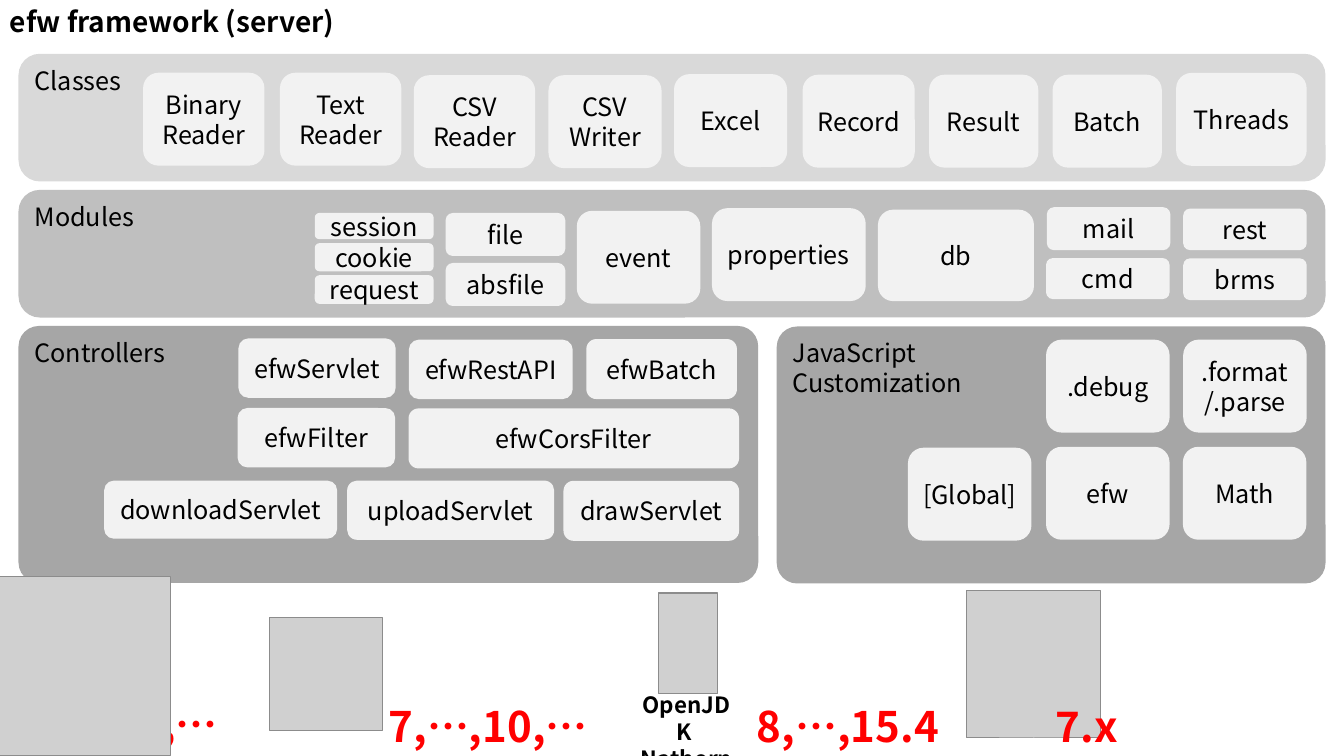
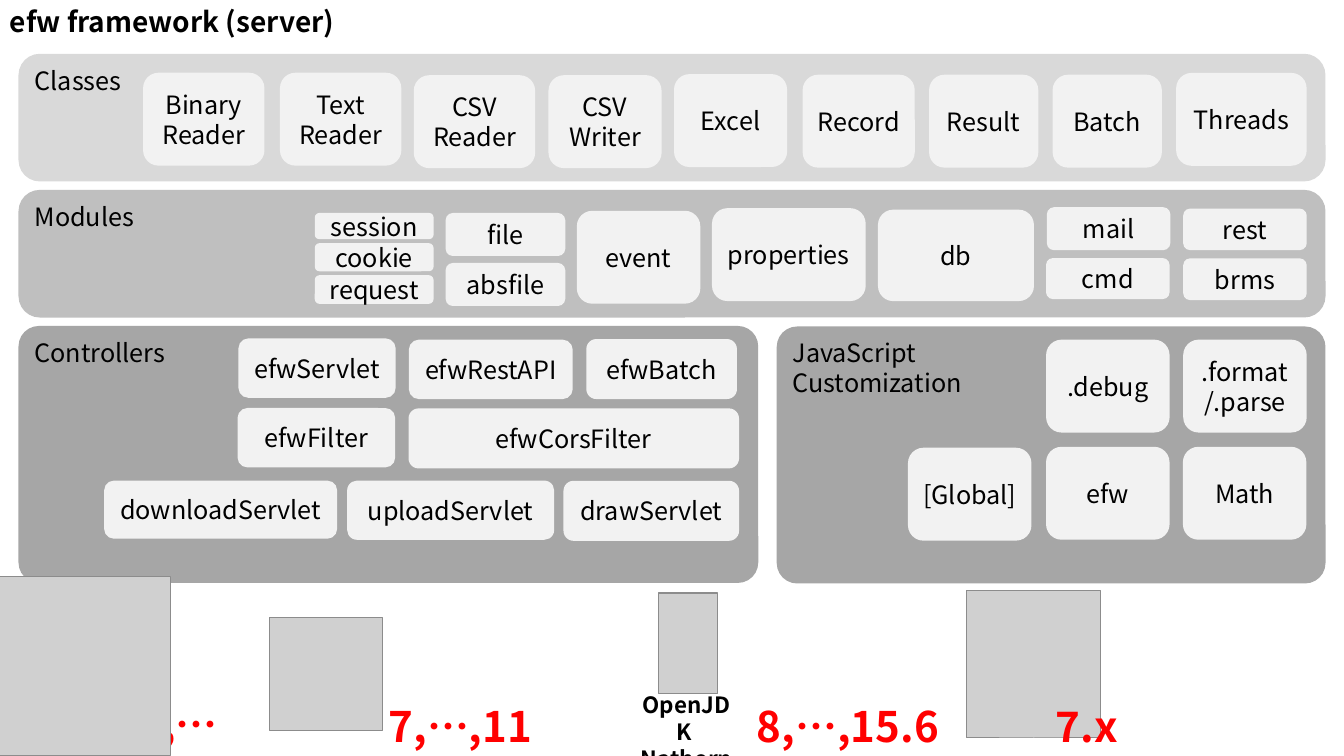
Before and after one commit to efwGrp/efw4.X, a slide deck: slide 3 of help/img/画像作成用.pptx. Drawn at 1344x756 pixels with LibreOffice and Linux fonts; fonts in the diff are those of the drawing; grey boxes stand for pictures. Boxes give left, top, right and bottom in pixels: in the first picture for what was removed or moved away, otherwise in the second. Text is boxed around its words. In the diff, an @@ line names an element or a change of style, - is before the commit and + after.

```diff
--- a/help/img/画像作成用.pptx
+++ b/help/img/画像作成用.pptx
@@ text at (389,711,533,751): text changed @@
-7,…,10,…
+7,…,11
@@ text at (757,710,939,751): text changed @@
-8,…,15.4
+8,…,15.6
```
Also in this commit, not shown: 2 other files.
